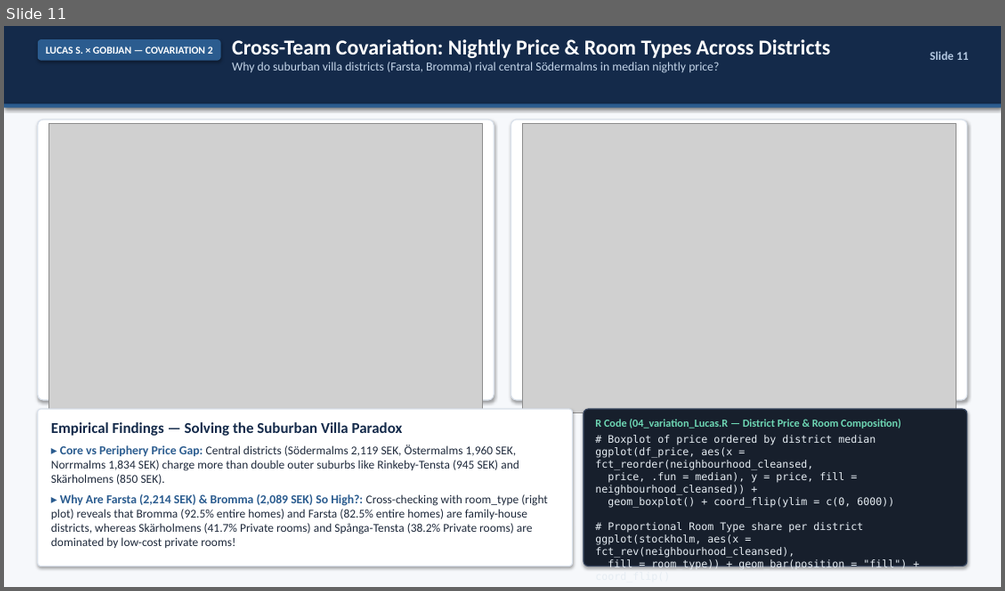
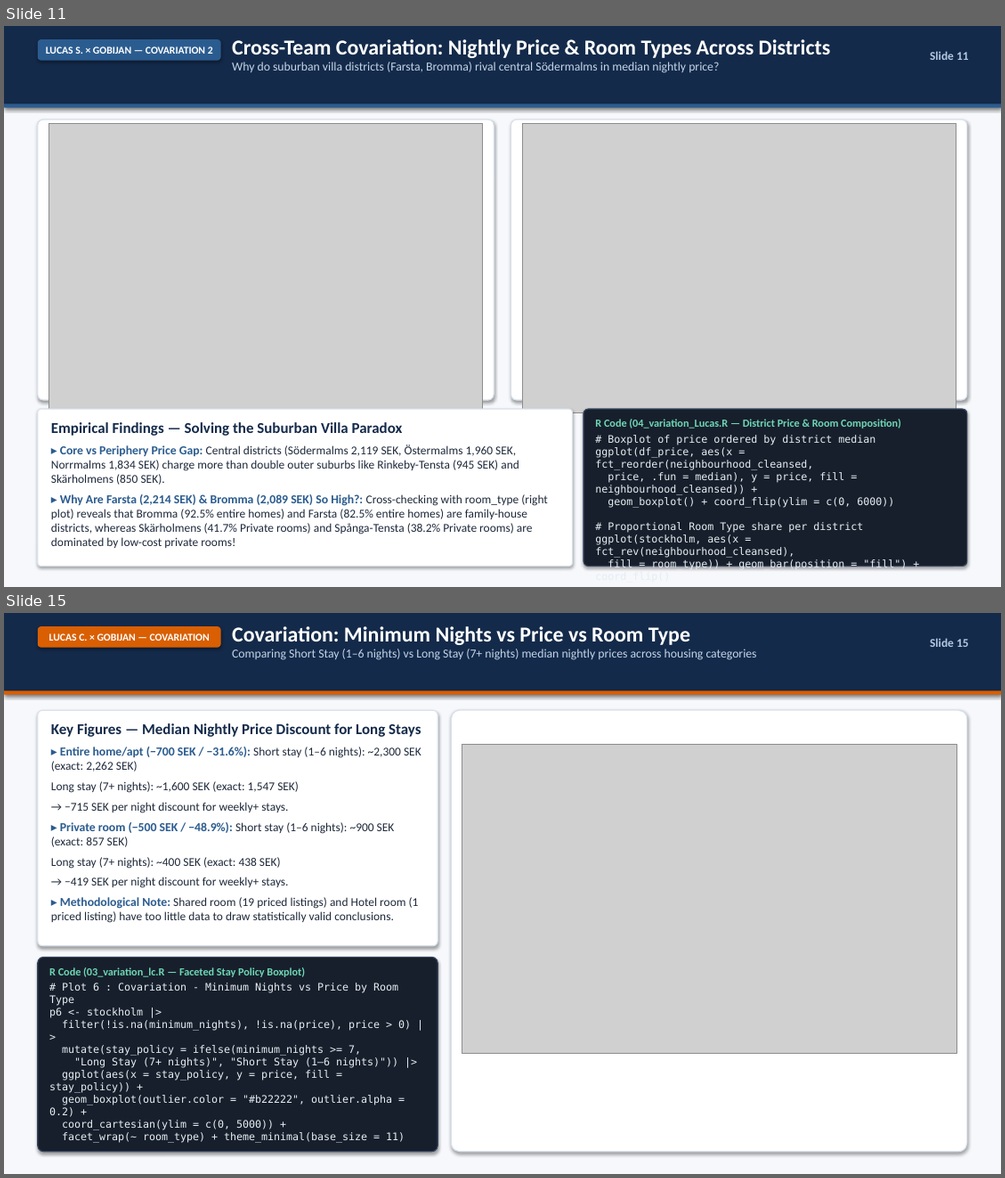
Before and after one commit to GobyNathan/Statistical-Programming-R, a slide deck: presentation/STAT1951_Group8_Gobijan_Slides.pptx. Shown one above the other, each under a label of ours: slide 11 before the commit, slides 11 and 15 after it; the slides between them are not shown. The pictures are 1005x591 and 1005x1178 pixels, drawn with LibreOffice and Linux fonts; fonts in the diff are those of the drawing; grey boxes stand for pictures. Boxes give left, top, right and bottom in pixels: in the first picture for what was removed or moved away, otherwise in the second. Text is boxed around its words. In the diff, an @@ line names an element or a change of style, - is before the commit and + after.

Commit message:
[FEAT/FIX] -> add Lucas C. slides & retrospective to PPTX deck, fix neighbourhood col in 03_variation_lc.R

```diff
--- a/presentation/STAT1951_Group8_Gobijan_Slides.pptx
+++ b/presentation/STAT1951_Group8_Gobijan_Slides.pptx
@@ slide 15 added at [4,613,1001,1174], background #FFFFFF @@
@@ rectangle added at [4,613,1001,1174], fill #F6F8FB @@
@@ rectangle added at [4,613,1001,694], fill #142A4A @@
@@ rounded rectangle added at [38,626,221,648], fill #D95F02, 10 pt, text #FFFFFF, bold @@
+LUCAS C. × GOBIJAN — COVARIATION
@@ text added at [232,626,757,660], 11.8 pt, text #C3D4E8 @@
+Covariation: Minimum Nights vs Price vs Room Type
+Comparing Short Stay (1–6 nights) vs Long Stay (7+ nights) median nightly prices across housing categories
@@ text added at [930,638,969,647], 11.5 pt, text #B4C8E1, bold @@
+Slide 15
@@ rectangle added at [4,690,1001,695], fill #D95F02 @@
@@ rounded rectangle added at [38,710,437,946], fill #FFFFFF, outline #DAE1EB 1 pt @@
@@ rounded rectangle added at [451,710,967,1151], fill #FFFFFF, outline #DAE1EB 1 pt @@
@@ text added at [51,723,421,923], 11.5 pt, text #1E293B @@
+Key Figures — Median Nightly Price Discount for Long Stays
+▸ Entire home/apt (−700 SEK / −31.6%): Short stay (1–6 nights): ~2,300 SEK (exact: 2,262 SEK)
+Long stay (7+ nights): ~1,600 SEK (exact: 1,547 SEK)
+→ −715 SEK per night discount for weekly+ stays.
+▸ Private room (−500 SEK / −48.9%): Short stay (1–6 nights): ~900 SEK (exact: 857 SEK)
+Long stay (7+ nights): ~400 SEK (exact: 438 SEK)
+→ −419 SEK per night discount for weekly+ stays.
+▸ Methodological Note: Shared room (19 priced listings) and Hotel room (1 priced listing) have too little data to draw statistically valid conclusions.
@@ picture added at [461,744,956,1054] @@
@@ rounded rectangle added at [38,957,437,1151], fill #171F2C, outline #37465F 1 pt @@
@@ text added at [49,967,411,1143], 10 pt, text #E6EDF3 @@
+R Code (03_variation_lc.R — Faceted Stay Policy Boxplot)
+# Plot 6 : Covariation - Minimum Nights vs Price by Room Type
+p6 <- stockholm |>
+filter(!is.na(minimum_nights), !is.na(price), price > 0) |>
+mutate(stay_policy = ifelse(minimum_nights >= 7,
+"Long Stay (7+ nights)", "Short Stay (1–6 nights)")) |>
+ggplot(aes(x = stay_policy, y = price, fill = stay_policy)) +
+geom_boxplot(outlier.color = "#b22222", outlier.alpha = 0.2) +
+coord_cartesian(ylim = c(0, 5000)) +
+facet_wrap(~ room_type) + theme_minimal(base_size = 11)
```
Also in this commit, not shown: 4 other slides added, 1 other file.
